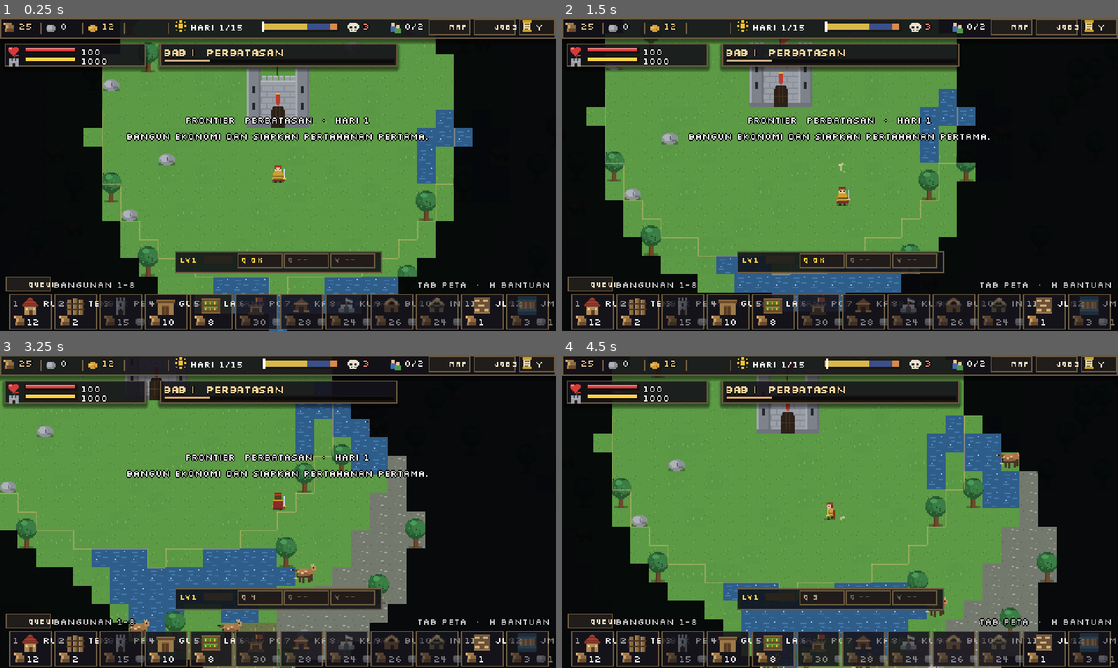
Above: before the commit, frames 1-4 (two rows, left to right).
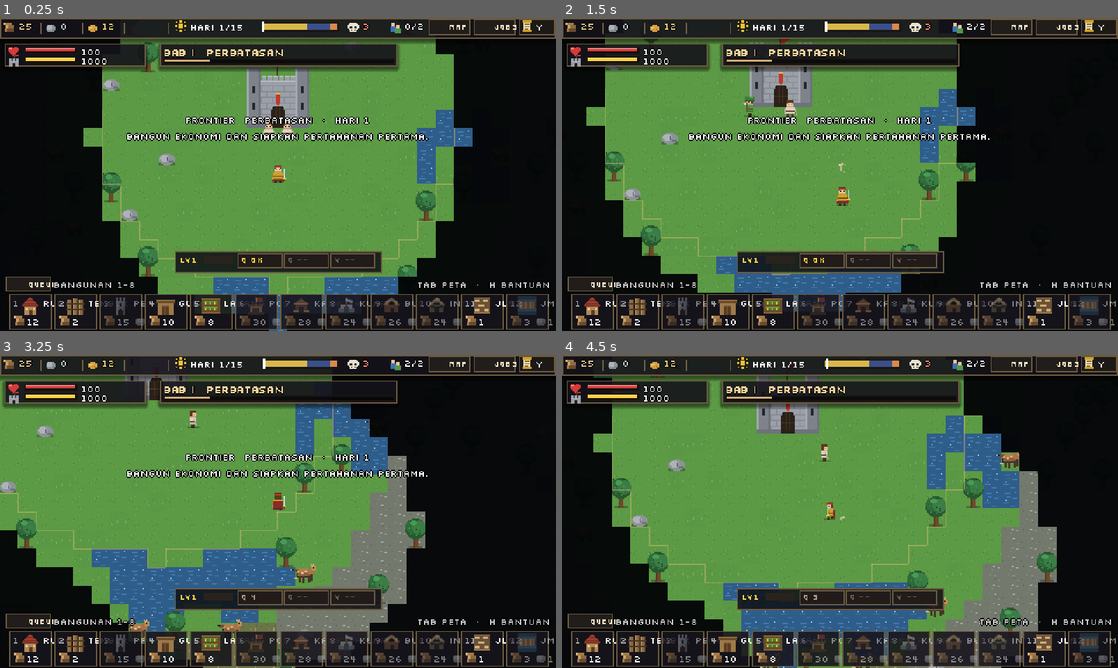
Above: after the commit, the same moments.

Repository: shimleabyte/hold-the-keep
Game: Godot game, scene res://scenes/main.tscn
Two runs of this game, one before a commit and one after it. Both use one fixed random seed, a clock stepped at 60 frames per second and the inputs below.
Inputs (mouse positions are in pixels of both pictures, inside the frame that each line leads up to):
- Up to frame 1 (0.25 s): no input
- Up to frame 2 (1.5 s): tap Enter at 0.5 s; move the mouse to (962, 158) at 0.52 s; hold D (move_right) 0.53-1.28 s; tap C (ability_cleave) at 0.6 s; click (962, 158) at 0.67 s; tap Space at 0.77 s; move the mouse to (728, 190) at 1.27 s; hold S (move_down) from 1.28 s (still down); tap Q (ability_dash) at 1.35 s
- Up to frame 3 (3.25 s): tap Space at 1.52, 3.02 s; move the mouse to (333, 442) at 2.02 s; release S (move_down) at 2.03 s; hold D (move_right) 2.03-2.78 s; tap V (ability_rally) at 2.1 s; move the mouse to (250, 574) at 2.77 s; hold W (move_up) from 2.78 s (still down); tap F (attack) at 2.85 s; click (250, 574) at 2.92 s
- Up to frame 4 (4.5 s): move the mouse to (1006, 558) at 3.52 s; release W (move_up) at 3.53 s; hold E (interact) 3.53-4.28 s; hold A (move_left) from 3.53 s (still down); tap Space at 3.77 s; move the mouse to (673, 464) at 4.27 s; tap Shift (sprint) at 4.35 s

The runs differ from the first frame. In frame 1, 0.1% of the frame differs, in the area x 47-53%, y 33-39%; in frame 2, 0.2%, in the area x 32-74%, y 1-32%; in frame 3, less than 0.1%; in frame 4, less than 0.1%.
Error before the commit: Parse Error: Cannot infer the type of "origin" variable because the value doesn't have a set type. (res://scripts/entities/villager.gd:859)

Commit message:
fix: type Scout grid coordinates for Godot 4.3 and 4.7

Diff:
--- a/scripts/entities/villager.gd
+++ b/scripts/entities/villager.gd
@@ -856,7 +856,7 @@
     var fog = get_tree().get_first_node_in_group("fog_of_war")
     if fog == null:
         return
-    var origin := nav.cell_of(workplace.position)
+    var origin: Vector2i = nav.cell_of(workplace.position)
     var best_cell := Vector2i(-1, -1)
     var best_path := PackedVector2Array()
     var best_score := -INF
@@ -866,7 +866,8 @@
     for radius in SCOUT_SEARCH_RADII:
         for offset in SCOUT_DIRECTIONS.size():
             var direction_index := (_scout_cursor + offset) % SCOUT_DIRECTIONS.size()
-            var candidate := origin + SCOUT_DIRECTIONS[direction_index] * radius
+            var direction: Vector2i = SCOUT_DIRECTIONS[direction_index]
+            var candidate: Vector2i = origin + direction * radius
             if workplace.position.distance_squared_to(nav.center_of(candidate)) > work_radius * work_radius:
                 continue
             if not nav.is_walkable(candidate) or _scout_target_reserved(candidate):
